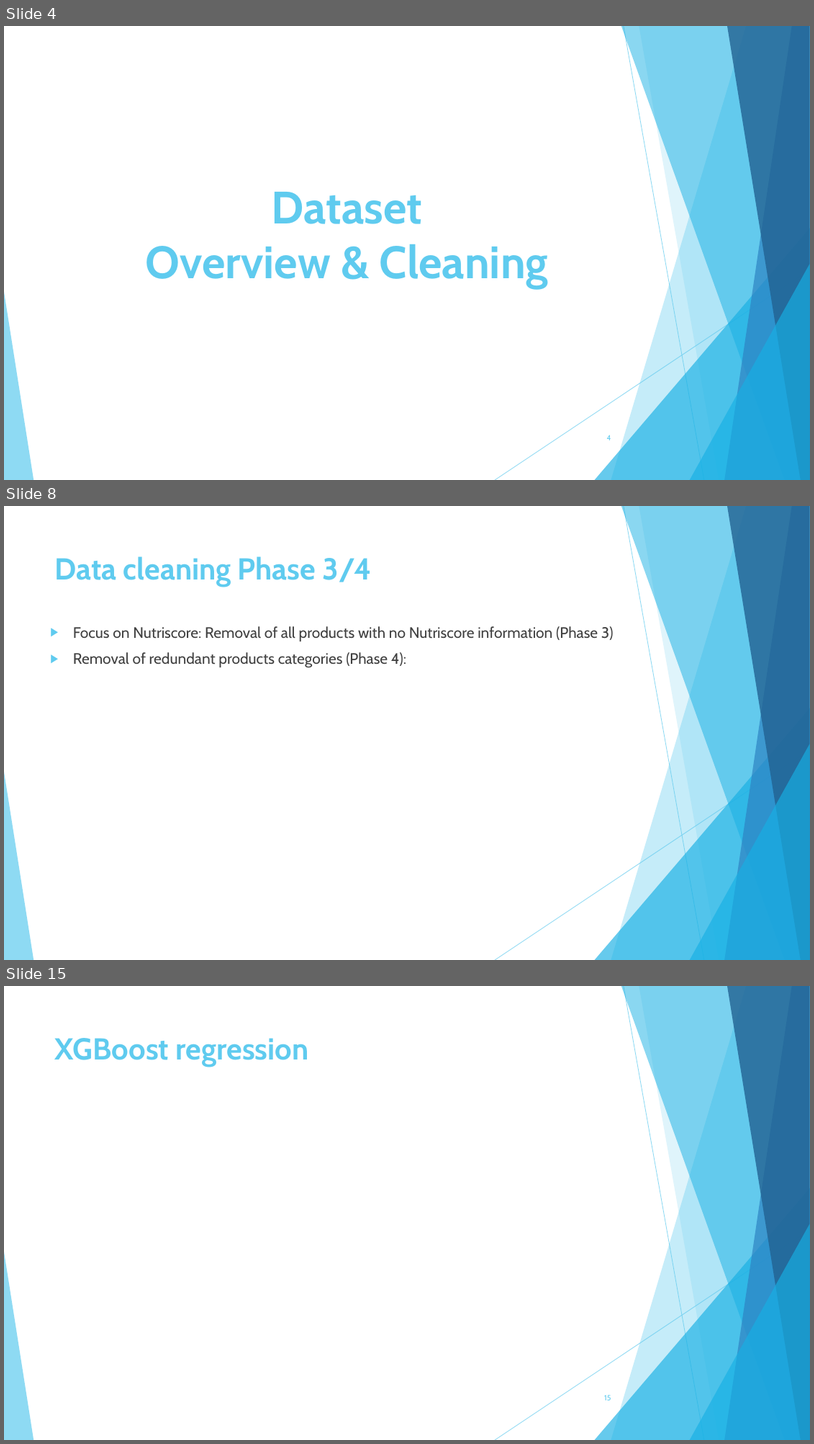
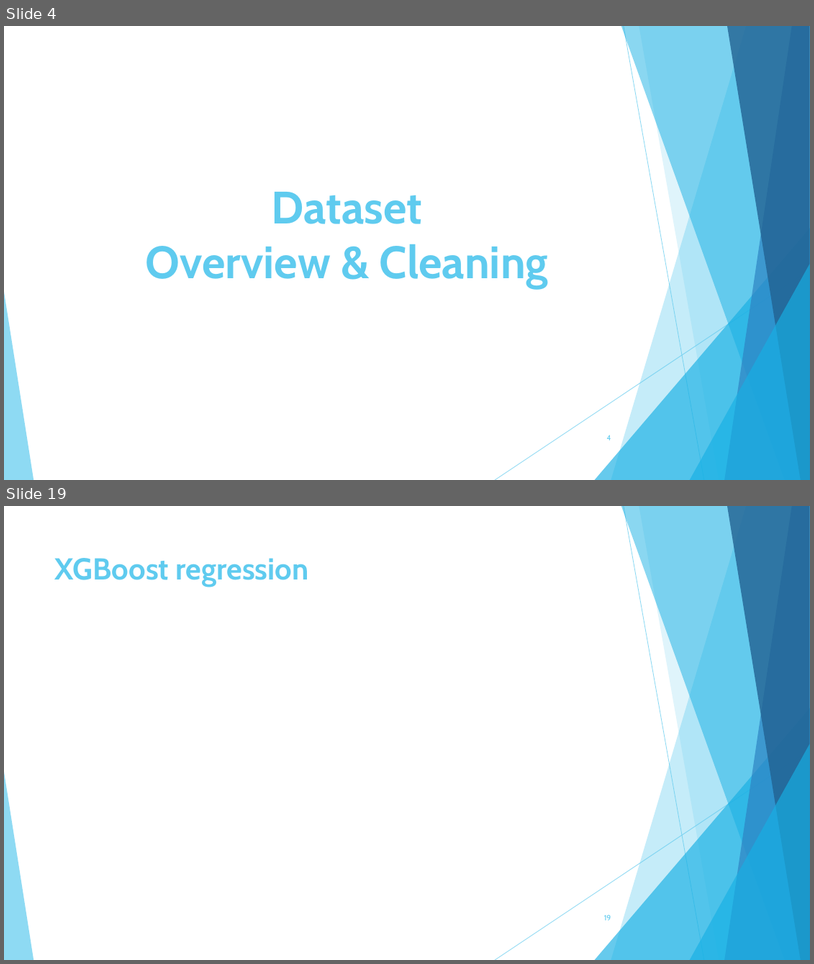
Before and after one commit to hike7o/SL-OC-projects, a slide deck: P4/Pelec_03_presentation.pptx. Shown one above the other, each under a label of ours: slides 4, 8 and 15 before the commit, slides 4 and 19 after it; the slides between them are not shown. The pictures are 814x1444 and 814x964 pixels, drawn with LibreOffice and Linux fonts; fonts in the diff are those of the drawing. Boxes give left, top, right and bottom in pixels: in the first picture for what was removed or moved away, otherwise in the second. Text is boxed around its words. In the diff, an @@ line names an element or a change of style, - is before the commit and + after.

```diff
--- a/P4/Pelec_03_presentation.pptx
+++ b/P4/Pelec_03_presentation.pptx
@@ slide 8 removed at box(4, 506, 810, 960), background #FFFFFF; not listed: 10 template elements that a slide beside it also shows @@
@@ title removed at box(55, 556, 373, 587) @@
-Data cleaning Phase 3/4
@@ text removed at box(73, 626, 614, 667) @@
-▶ Focus on Nutriscore: Removal of all products with no Nutriscore information (Phase 3)
-▶ Removal of redundant products categories (Phase 4):
@@ what was slide 15 is now slide 19 @@
@@ page number at box(604, 914, 612, 920): text changed @@
-15
+19
```
Also in this commit, not shown: 11 slides changed, 8 slides added, 2 other slides removed, 8 other files.
